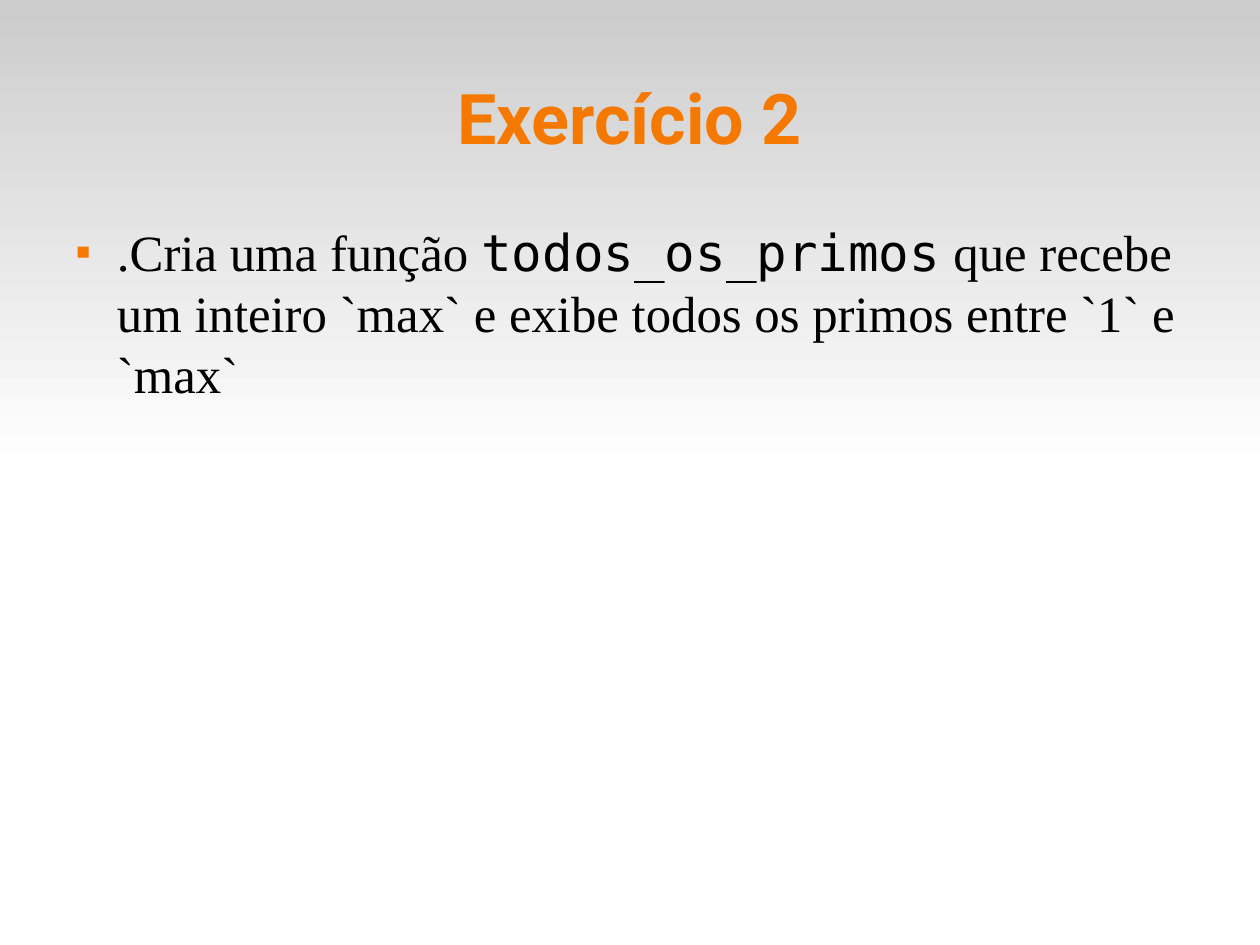
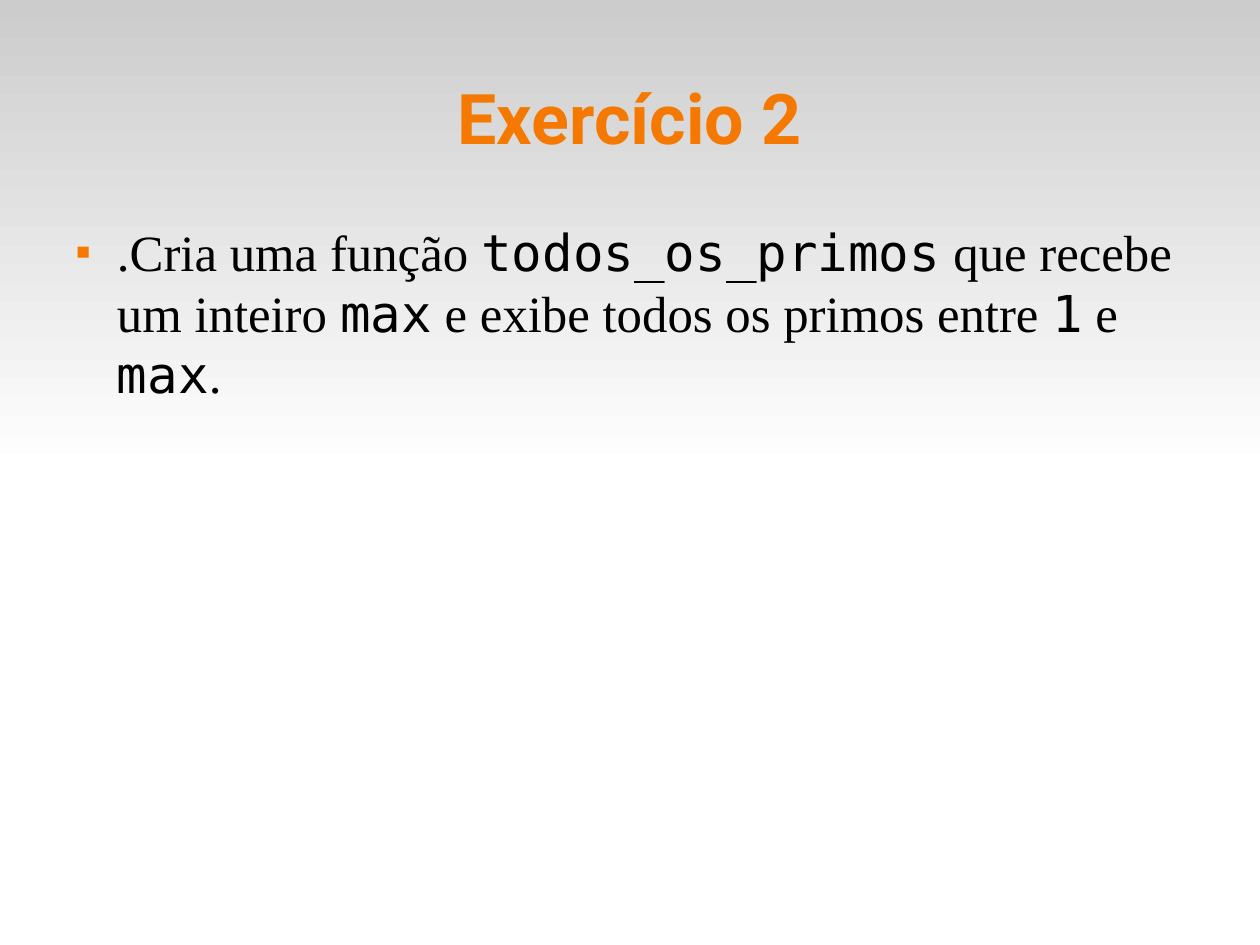
Before and after one commit to fsantanna-uerj/LP1, a slide deck: slide 8 of Slides/lp1-04-funcoes.odp. Drawn at 1260x945 pixels with LibreOffice and Linux fonts; fonts in the diff are those of the drawing. Boxes give left, top, right and bottom in pixels: in the first picture for what was removed or moved away, otherwise in the second. Text is boxed around its words. In the diff, an @@ line names an element or a change of style, - is before the commit and + after.

```diff
--- a/Slides/lp1-04-funcoes.odp
+++ b/Slides/lp1-04-funcoes.odp
@@ text at [117,232,1171,394]: text changed @@
-■ .Cria uma função todos_os_primos que recebe um inteiro `max` e exibe todos os primos entre `1` e `max`
+■ .Cria uma função todos_os_primos que recebe um inteiro max e exibe todos os primos entre 1 e max.
```
Also in this commit, not shown: 2 other files.
